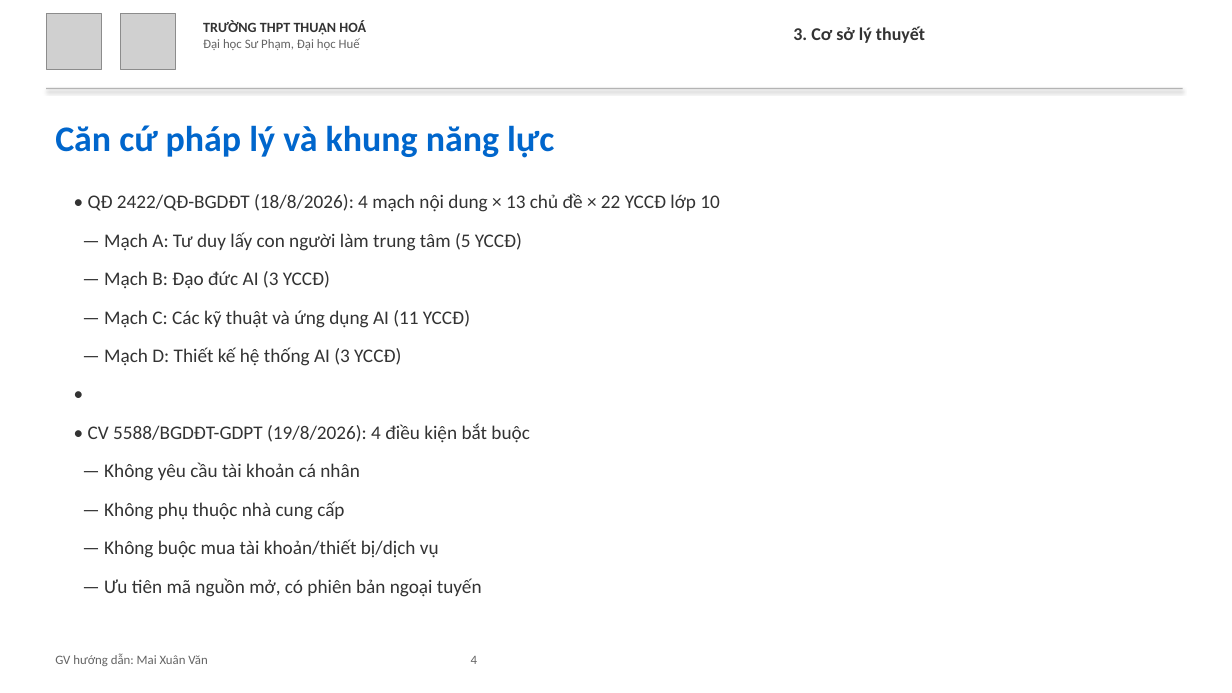
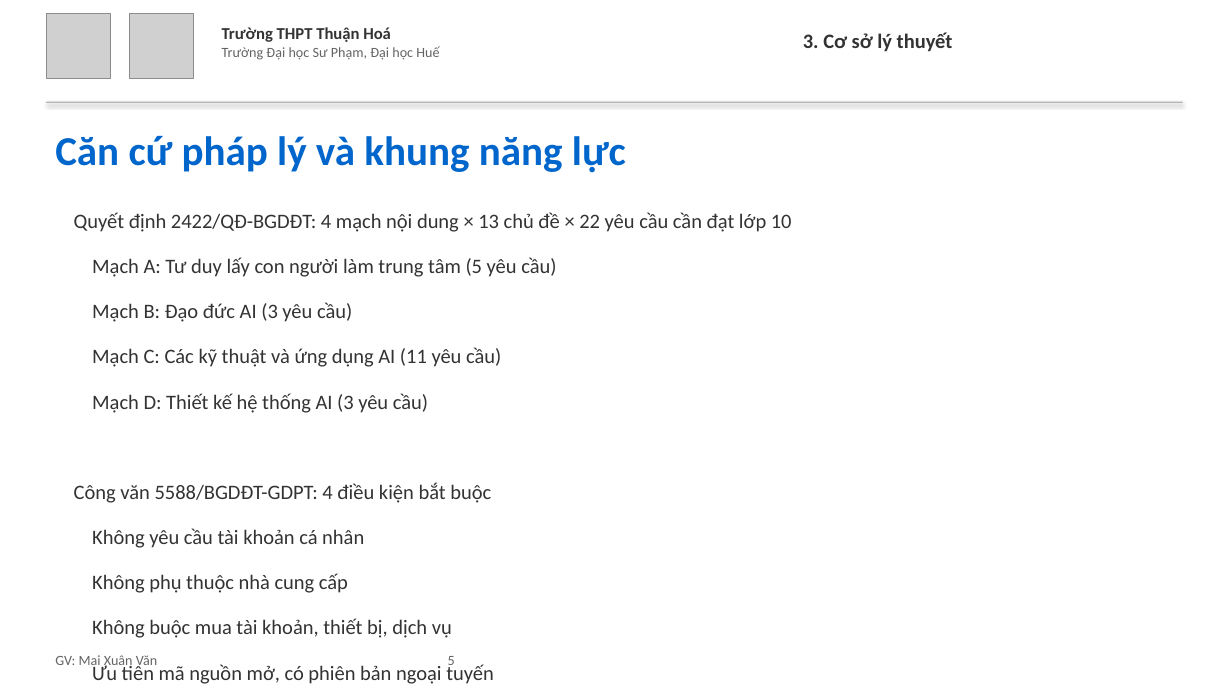
Before and after one commit to mxuanvan02/ainatomy, a slide deck: slide 5 of template_thuanhoa.pptx (slide 4 before the commit). Drawn at 1232x693 pixels with LibreOffice and Linux fonts; fonts in the diff are those of the drawing; grey boxes stand for pictures. Boxes give left, top, right and bottom in pixels: in the first picture for what was removed or moved away, otherwise in the second. Text is boxed around its words. In the diff, an @@ line names an element or a change of style, - is before the commit and + after.

Commit message:
Cập nhật slide: logo xóa nền, header chuẩn, thêm mục lục, tăng cỡ chữ
- Logo THPT Thuận Hoá xóa nền (PNG transparent)
- Header: 'Trường THPT Thuận Hoá' + 'Trường Đại học Sư Phạm, Đại học Huế' (2 dòng)
- Bỏ 'Thuyết minh ý tưởng', tăng cỡ chữ tiêu đề và nội dung
- 'GV' thay vì 'GV hướng dẫn'
- Thêm slide mục lục
- Hạn chế chi tiết code, tập trung ý tưởng sư phạm

```diff
--- a/template_thuanhoa.pptx
+++ b/template_thuanhoa.pptx
@@ picture: place and size @@
-picture at [46,14,102,69]
+picture at [46,14,111,79]
@@ picture: place and size @@
-picture at [120,14,176,69]
+picture at [129,14,194,79]
@@ text at [222,27,439,60]: text changed; size 10 to 11 pt @@
-TRƯỜNG THPT THUẬN HOÁ
-Đại học Sư Phạm, Đại học Huế
+Trường THPT Thuận Hoá
+Trường Đại học Sư Phạm, Đại học Huế
@@ text "3. Cơ sở lý thuyết": place and size @@
-text "3. Cơ sở lý thuyết" at [793,26,925,43]
+text "3. Cơ sở lý thuyết" at [803,32,953,52]
@@ text "3. Cơ sở lý thuyết" at [803,32,953,52]: size 14 to 16 pt @@
@@ rectangle: place and size @@
-rectangle at [46,88,1183,89]
+rectangle at [46,102,1183,103]
@@ text "Căn cứ pháp lý và ...": place and size @@
-text "Căn cứ pháp lý và ..." at [55,125,554,158]
+text "Căn cứ pháp lý và ..." at [55,136,626,173]
@@ text "Căn cứ pháp lý và ..." at [55,136,626,173]: size 28 to 32 pt @@
@@ text at [74,212,792,684]: text changed; size 15 to 16 pt @@
-• QĐ 2422/QĐ-BGDĐT (18/8/2026): 4 mạch nội dung × 13 chủ đề × 22 YCCĐ lớp 10
-— Mạch A: Tư duy lấy con người làm trung tâm (5 YCCĐ)
-— Mạch B: Đạo đức AI (3 YCCĐ)
-— Mạch C: Các kỹ thuật và ứng dụng AI (11 YCCĐ)
-— Mạch D: Thiết kế hệ thống AI (3 YCCĐ)
-•
-• CV 5588/BGDĐT-GDPT (19/8/2026): 4 điều kiện bắt buộc
-— Không yêu cầu tài khoản cá nhân
-— Không phụ thuộc nhà cung cấp
-— Không buộc mua tài khoản/thiết bị/dịch vụ
-— Ưu tiên mã nguồn mở, có phiên bản ngoại tuyến
+Quyết định 2422/QĐ-BGDĐT: 4 mạch nội dung × 13 chủ đề × 22 yêu cầu cần đạt lớp 10
+Mạch A: Tư duy lấy con người làm trung tâm (5 yêu cầu)
+Mạch B: Đạo đức AI (3 yêu cầu)
+Mạch C: Các kỹ thuật và ứng dụng AI (11 yêu cầu)
+Mạch D: Thiết kế hệ thống AI (3 yêu cầu)
+Công văn 5588/BGDĐT-GDPT: 4 điều kiện bắt buộc
+Không yêu cầu tài khoản cá nhân
+Không phụ thuộc nhà cung cấp
+Không buộc mua tài khoản, thiết bị, dịch vụ
+Ưu tiên mã nguồn mở, có phiên bản ngoại tuyến
@@ text at [55,655,455,669]: text changed; size 10 to 11 pt @@
-GV hướng dẫn: Mai Xuân Văn 4
+GV: Mai Xuân Văn 5
```
Also in this commit, not shown: 12 other slides changed, 1 slide added, 2 other files.
